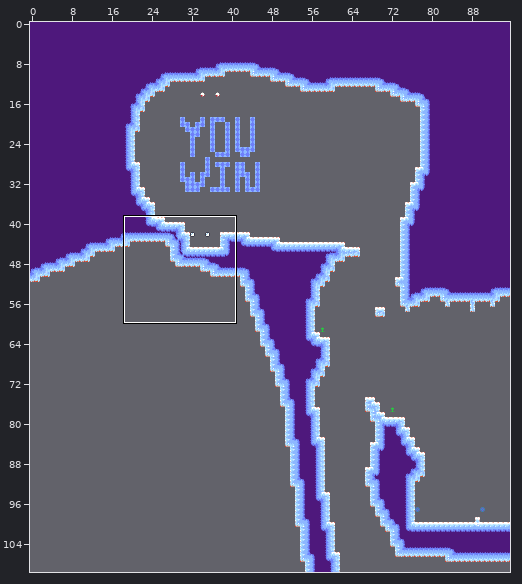
Level history. Tiled map (JSON): assets/world/room/ice2.json. Above: a wide view before the commit, with the close-up outlined.
Close-up. Old version:
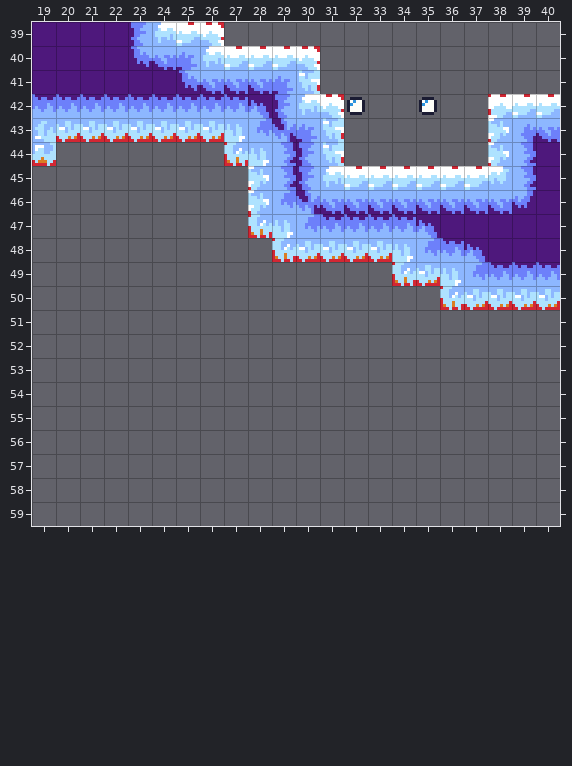
Cells are 8x8 px. Shown: x 19..40, y 39..59. The commit also changed other parts of the map, which this record leaves out.
And afterwards:
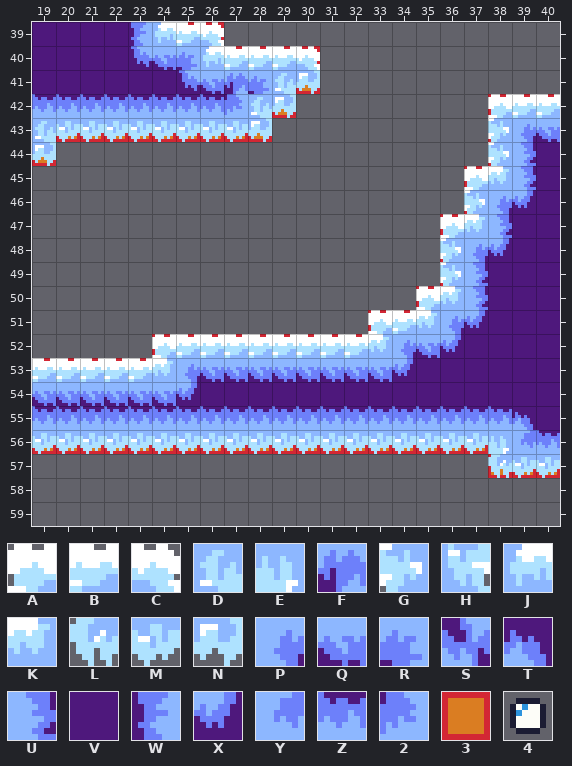
Key: from "ice": A 0, B 1, C 2, D 3, E 4, F 11, G 13, H 15, J 16, K 17, L 26, M 27, N 28, P 49, Q 50, R 51, S 58, T 61, U 62, V 63, W 64, X 74, Y 75, Z 76, 2 77; from "tools": 3 1 "ground", 4 7 "Bubble".
_ is an empty cell, # one hidden under a higher layer.
What changed:
{"where": "layer \"entity\""}
{"y":42,"x":32,"old":"4","new":"_"}
{"y":42,"x":35,"old":"4","new":"_"}
{"where": "layer \"draft\""}
{"y":42,"x":30,"old":"#3","new":"__"}
{"y":43,"x":29,"old":"##3","new":"___"}
{"y":44,"x":27,"old":"3###3","new":"_____"}
{"y":45,"x":28,"old":"3###33333","new":"_________"}
{"y":46,"x":28,"old":"3########","new":"_________"}
{"y":47,"x":28,"old":"3#######","new":"________"}
{"y":48,"x":29,"old":"33333##","new":"_______"}
{"y":49,"x":34,"old":"33","new":"__"}
{"y":50,"x":35,"old":"_","new":"3"}
{"y":51,"x":33,"old":"__","new":"33"}
{"y":52,"x":24,"old":"_________","new":"333333333"}
{"y":53,"x":19,"old":"_____","new":"33333"}
{"y":56,"x":19,"old":"___________________","new":"3333333333333333333"}
{"y":57,"x":38,"old":"___","new":"333"}
{"where": "layer \"map\""}
{"y":41,"x":27,"old":"QQRH","new":"FRDN"}
{"y":42,"x":27,"old":"ZTWJC","new":"2DN__"}
{"y":43,"x":27,"old":"EYSRH","new":"MN___"}
{"y":44,"x":27,"old":"LEUWH","new":"_____"}
{"y":45,"x":28,"old":"GUWJBBBBBB","new":"_________A"}
{"y":46,"x":28,"old":"GYSQQQQQQQQ","new":"_________GP"}
{"y":47,"x":28,"old":"LEYZZZZTVVV","new":"________AKU"}
{"y":48,"x":29,"old":"LMMMMEYZTV","new":"_______GPX"}
{"y":49,"x":34,"old":"LMEYZZZ","new":"__GUVVV"}
{"y":50,"x":35,"old":"_LMMMM","new":"AKUVVV"}
{"y":51,"x":33,"old":"________","new":"ABKPXVVV"}
{"y":52,"x":24,"old":"_________________","new":"ABBBBBBBBKPQXVVVV"}
{"y":53,"x":19,"old":"______________________","new":"BBBBBKPQQQQQQQQXVVVVVV"}
{"y":54,"x":19,"old":"______________________","new":"QQQQQQXVVVVVVVVVVVVVVV"}
{"y":55,"x":19,"old":"______________________","new":"ZZZZZZZZZZZZZZZZZZZZTV"}
{"y":56,"x":19,"old":"______________________","new":"MMMMMMMMMMMMMMMMMMMEYZ"}
{"y":57,"x":38,"old":"___","new":"LMM"}
{"label":"changed","picture_box":[32,70,560,478]}
